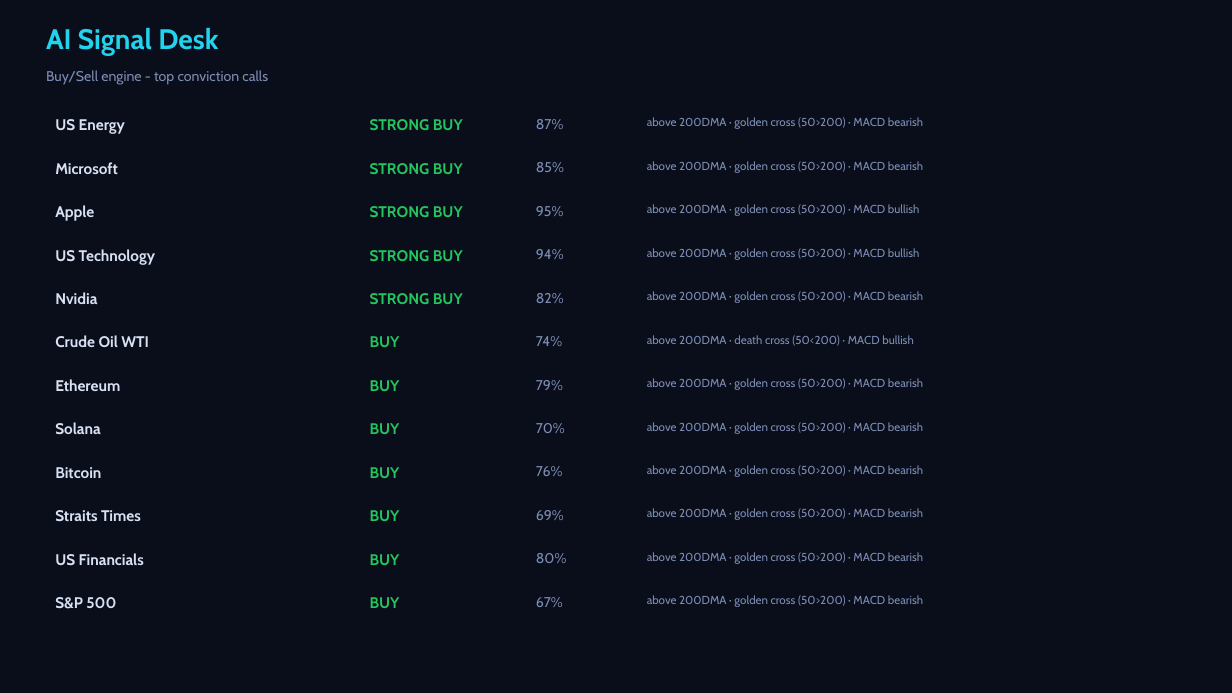
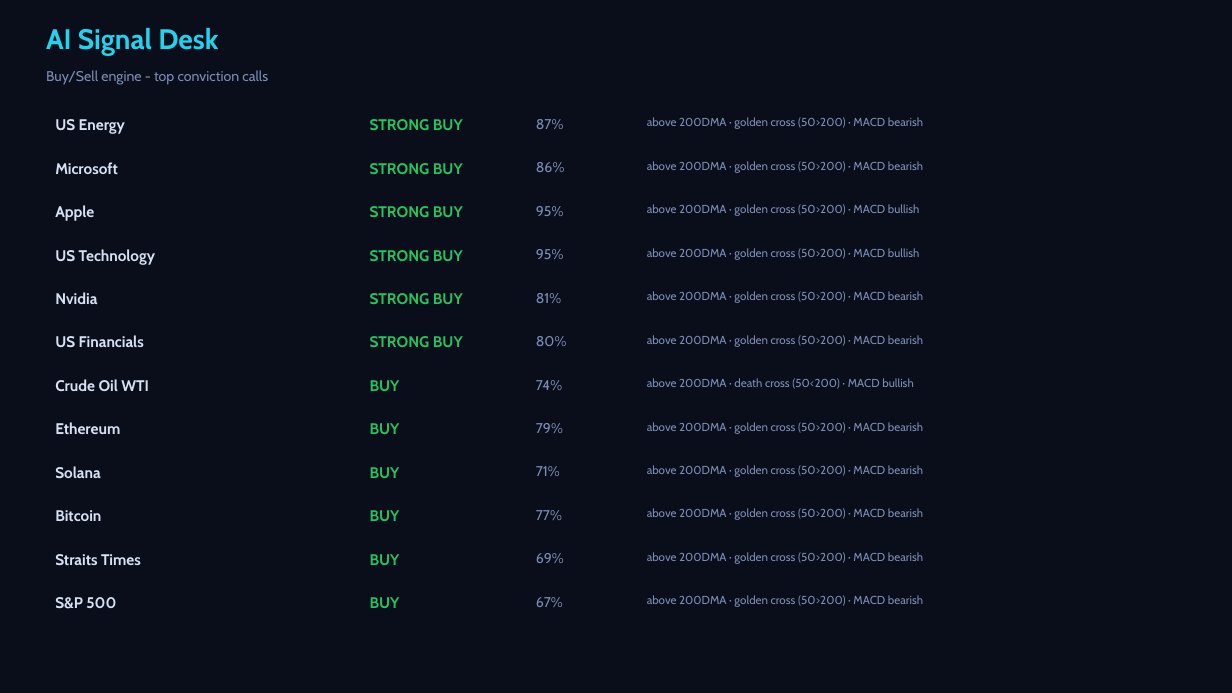
Before and after one commit to Pravkum23/pmr-terminal, a slide deck: slide 4 of docs/pmr_daily.pptx. Drawn at 1232x693 pixels with LibreOffice and Linux fonts; fonts in the diff are those of the drawing. Boxes give left, top, right and bottom in pixels: in the first picture for what was removed or moved away, otherwise in the second. Text is boxed around its words. In the diff, an @@ line names an element or a change of style, - is before the commit and + after.

```diff
--- a/docs/pmr_daily.pptx
+++ b/docs/pmr_daily.pptx
@@ text at (536,162,565,172): text changed @@
-85%
+86%
@@ text at (536,249,564,259): text changed @@
-94%
+95%
@@ text at (536,293,561,303): text changed @@
-82%
+81%
@@ text "US Financials": place and size @@
-text "US Financials" at (55,553,144,565)
+text "US Financials" at (55,335,144,347)
@@ text "80%": place and size @@
-text "80%" at (536,553,567,563)
+text "80%" at (536,336,567,346)
@@ text at (370,336,463,347): text changed @@
-BUY
+STRONG BUY
@@ text at (647,335,923,347): text changed @@
-above 200DMA · death cross (50<200) · MACD bullish
+above 200DMA · golden cross (50>200) · MACD bearish
@@ text at (647,378,913,389): text changed @@
-above 200DMA · golden cross (50>200) · MACD bearish
+above 200DMA · death cross (50<200) · MACD bullish
@@ text removed at (536,423,565,433) @@
-70%
@@ text at (536,466,560,476): text changed @@
-76%
+71%
@@ text added at (536,510,562,520), 11 pt, text #7C8DB5 @@
+77%
@@ 8 texts: place and size @@
-8 texts at (55,335,564,521)
+8 texts at (55,379,564,565)
```
Also in this commit, not shown: 3 other slides changed, 2 other files.
